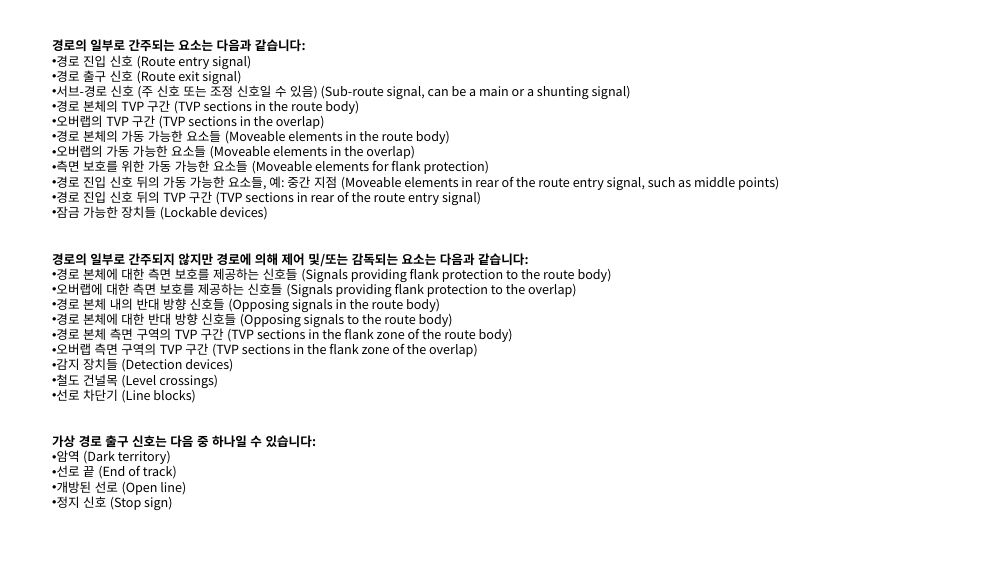
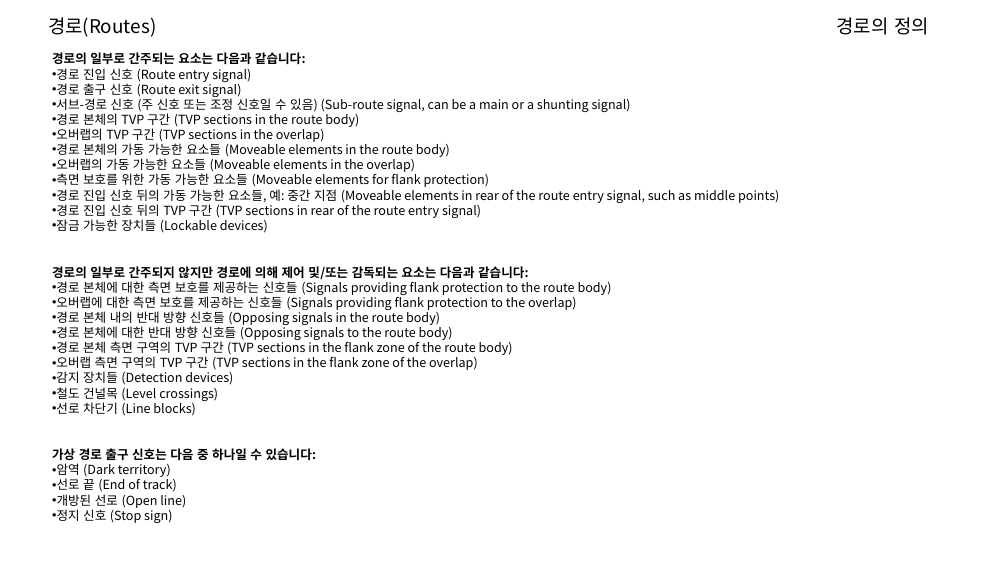
Before and after one commit to adamkim82/eulynx-docs, a slide deck: slide 3 of EULYNX(Eu.Doc.10)-도메인지식.pptx. Drawn at 1008x567 pixels with LibreOffice and Linux fonts; fonts in the diff are those of the drawing. Boxes give left, top, right and bottom in pixels: in the first picture for what was removed or moved away, otherwise in the second. Text is boxed around its words. In the diff, an @@ line names an element or a change of style, - is before the commit and + after.

```diff
--- a/EULYNX(Eu.Doc.10)-도메인지식.pptx
+++ b/EULYNX(Eu.Doc.10)-도메인지식.pptx
@@ text added at <box>48,17,156,37</box>, 18 pt, text #000000 @@
+경로(Routes)
@@ text added at <box>837,17,929,35</box>, 18 pt, text #000000 @@
+경로의 정의
@@ 3 texts: place and size @@
-3 texts at <box>52,39,779,510</box>
+3 texts at <box>52,52,779,523</box>
```
Also in this commit, not shown: 7 other slides changed, 2 slides added.
